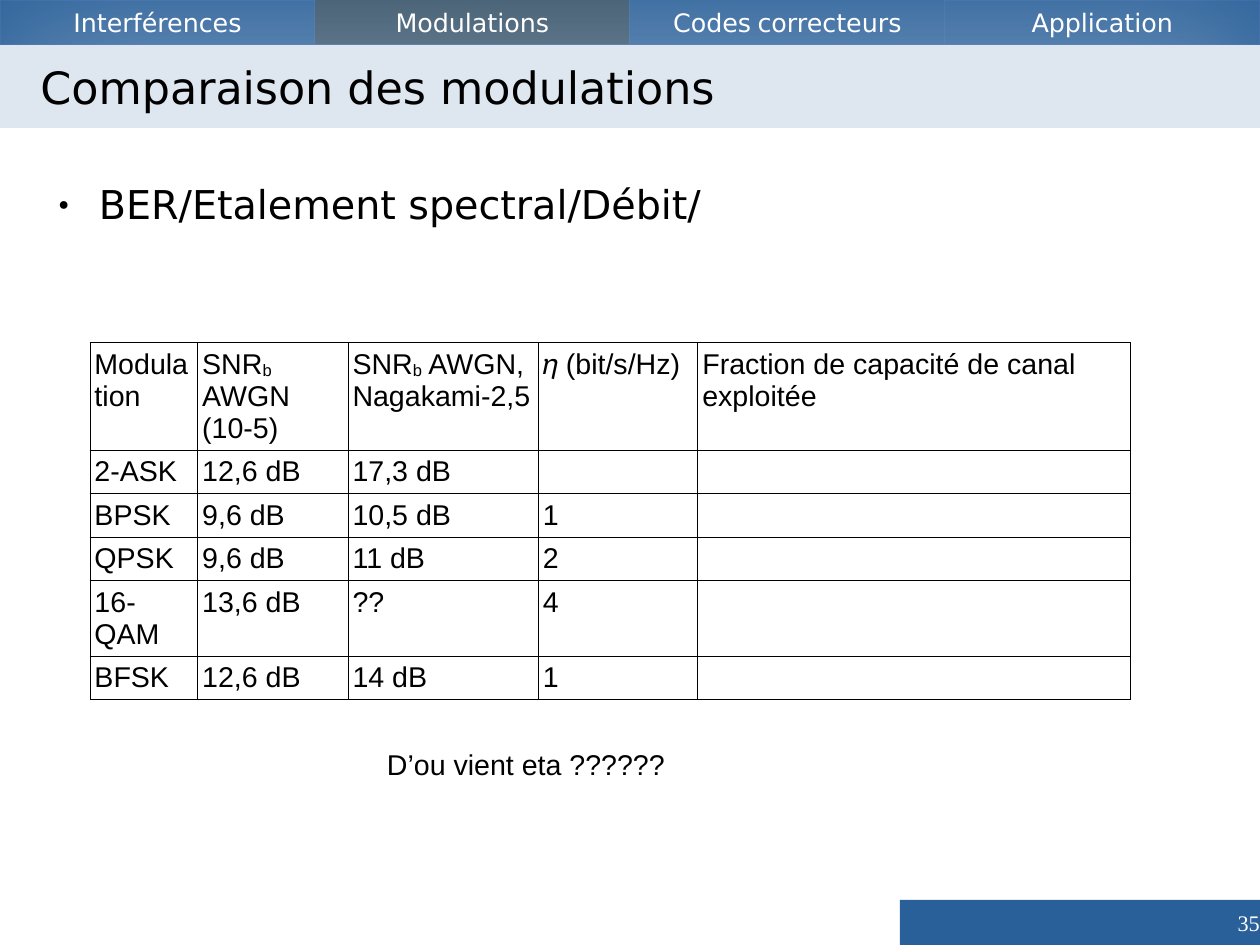
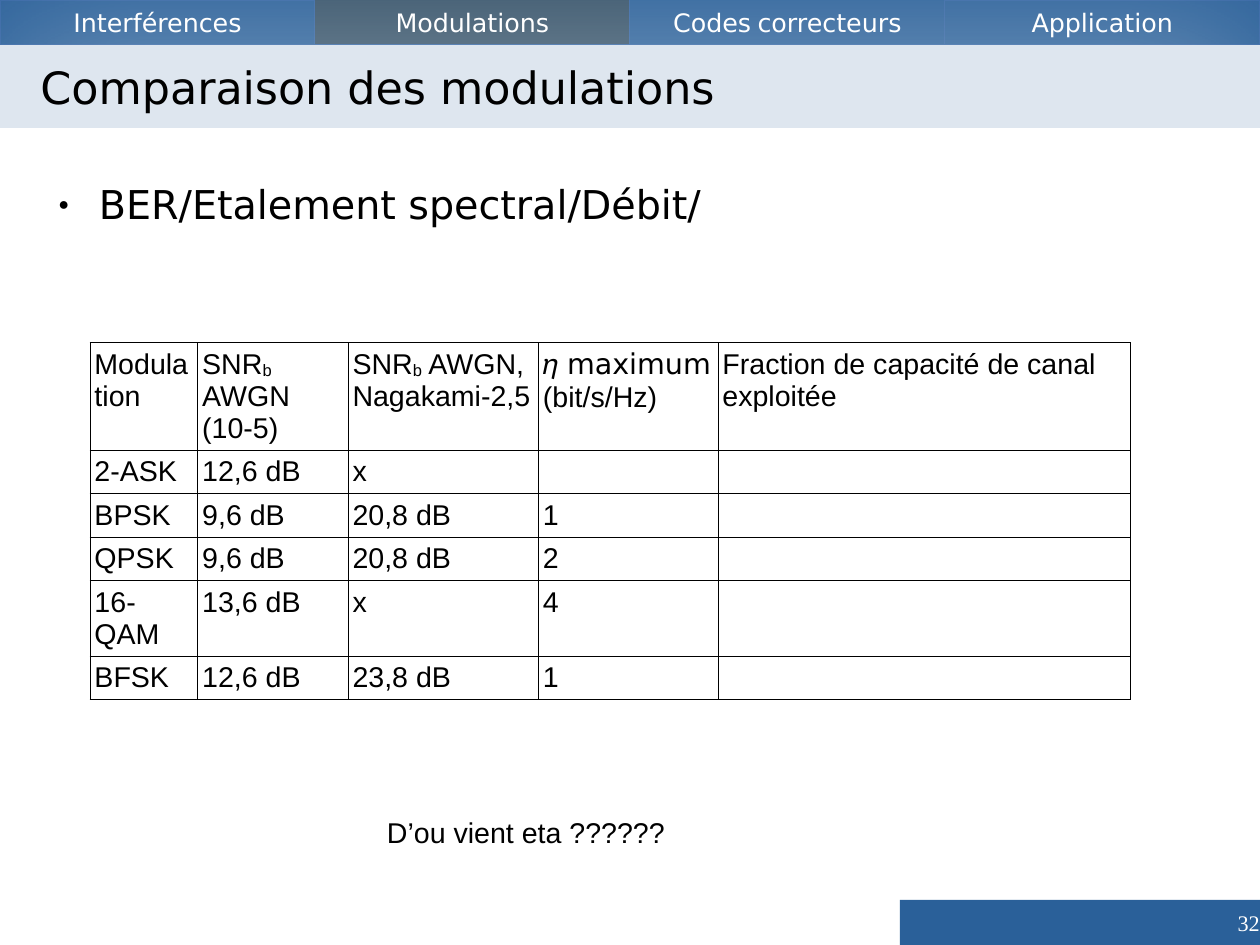
Before and after one commit to Vzrod/tipe, a slide deck: slide 32 of TIPE.odp (slide 35 before the commit). Drawn at 1260x945 pixels with LibreOffice and Linux fonts; fonts in the diff are those of the drawing. Boxes give left, top, right and bottom in pixels: in the first picture for what was removed or moved away, otherwise in the second. Text is boxed around its words. In the diff, an @@ line names an element or a change of style, - is before the commit and + after.

```diff
--- a/TIPE.odp
+++ b/TIPE.odp
@@ table at [90, 343, 1131, 695] @@
-row 1, column 4: 𝜂 (bit/s/Hz)
+row 1, column 4: 𝜂 maximum (bit/s/Hz)
-row 2, column 3: 17,3 dB
+row 2, column 3: x
-row 3, column 3: 10,5 dB
+row 3, column 3: 20,8 dB
-row 4, column 3: 11 dB
+row 4, column 3: 20,8 dB
-row 5, column 3: ??
+row 5, column 3: x
-row 6, column 3: 14 dB
+row 6, column 3: 23,8 dB
@@ text "D’ou vient eta ??????": place and size @@
-text "D’ou vient eta ??????" at [387, 754, 562, 776]
+text "D’ou vient eta ??????" at [387, 822, 562, 844]
@@ page number at [1238, 916, 1260, 932]: text changed @@
-35
+32
```
Also in this commit, not shown: 6 other slides changed, 2 slides added, 2 slides removed, 1 other file.
